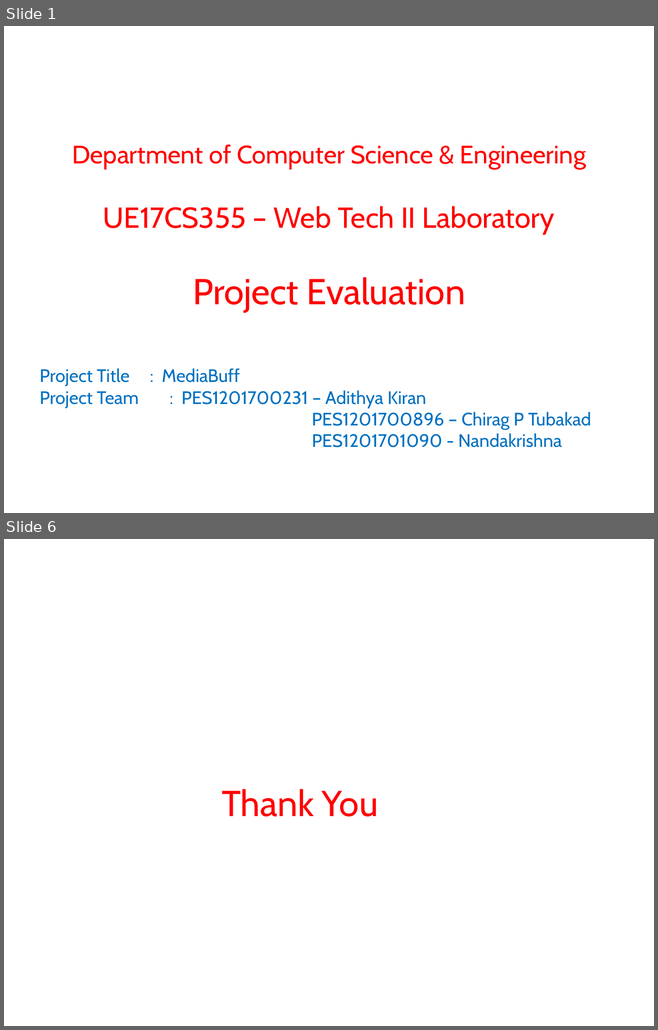
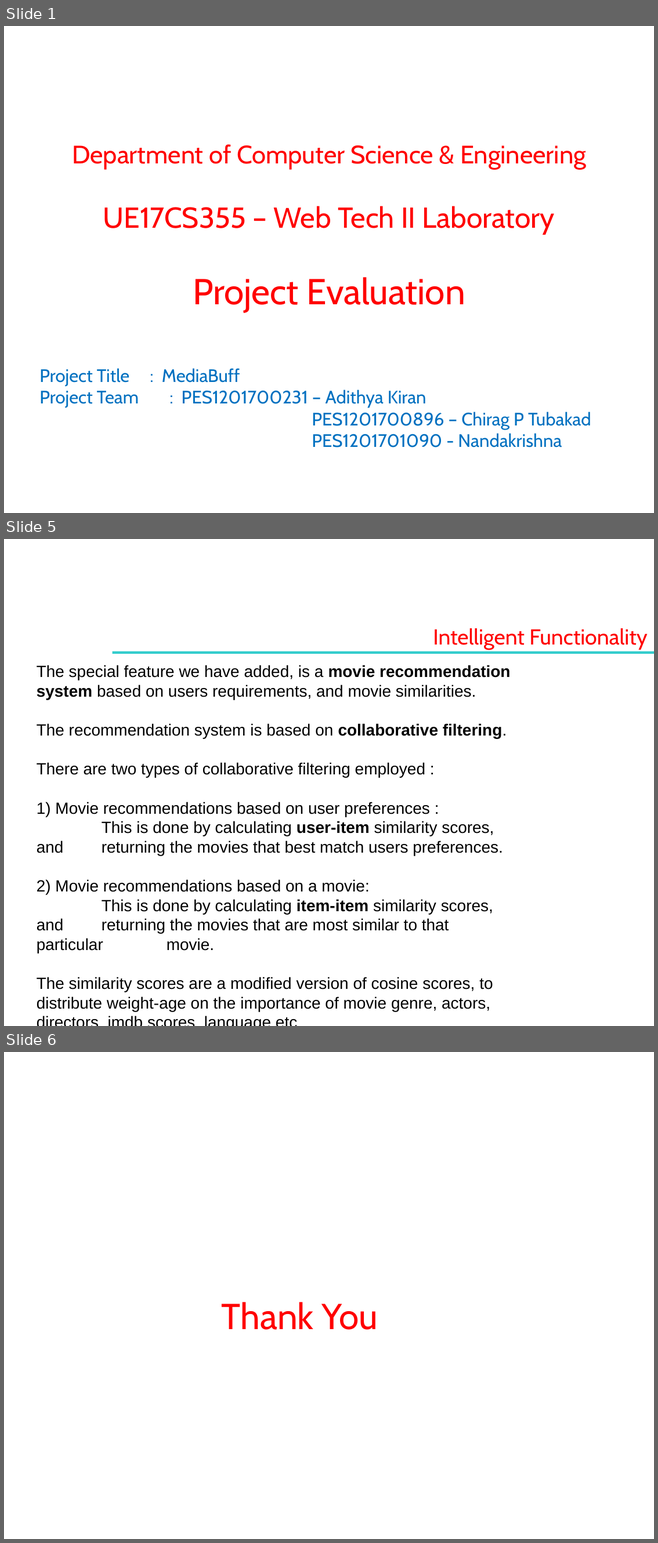
Before and after one commit to cherry-99/FullStack-Website-MediaBuff, a slide deck: Project-Overview.pptx. Shown one above the other, each under a label of ours: slides 1 and 6 before the commit, slides 1, 5 and 6 after it; the slides between them are not shown. The pictures are 658x1030 and 658x1543 pixels, drawn with LibreOffice and Linux fonts; fonts in the diff are those of the drawing; background and template pictures are left out. Boxes give left, top, right and bottom in pixels: in the first picture for what was removed or moved away, otherwise in the second. Text is boxed around its words. In the diff, an @@ line names an element or a change of style, - is before the commit and + after.

```diff
--- a/Project-Overview.pptx
+++ b/Project-Overview.pptx
@@ slide 5 added at (4, 539, 654, 1026), background picture (left out); not listed: 1 template element that a slide beside it also shows @@
@@ text added at (433, 628, 647, 650), 24 pt, text #FF0000 @@
+Intelligent Functionality
@@ rectangle added at (112, 652, 654, 654), fill #33CCCC @@
@@ text added at (36, 665, 510, 1012), 18 pt, text #000000 @@
+The special feature we have added, is a movie recommendation system based on users requirements, and movie similarities.
+The recommendation system is based on collaborative filtering.
+There are two types of collaborative filtering employed :
+1) Movie recommendations based on user preferences :
+This is done by calculating user-item similarity scores, and returning the movies that best match users preferences.
+2) Movie recommendations based on a movie:
+This is done by calculating item-item similarity scores, and returning the movies that are most similar to that particular movie.
+The similarity scores are a modified version of cosine scores, to distribute weight-age on the importance of movie genre, actors, directors, imdb scores, language,etc.
```
Also in this commit, not shown: 3 slides changed, 1 slide removed.
